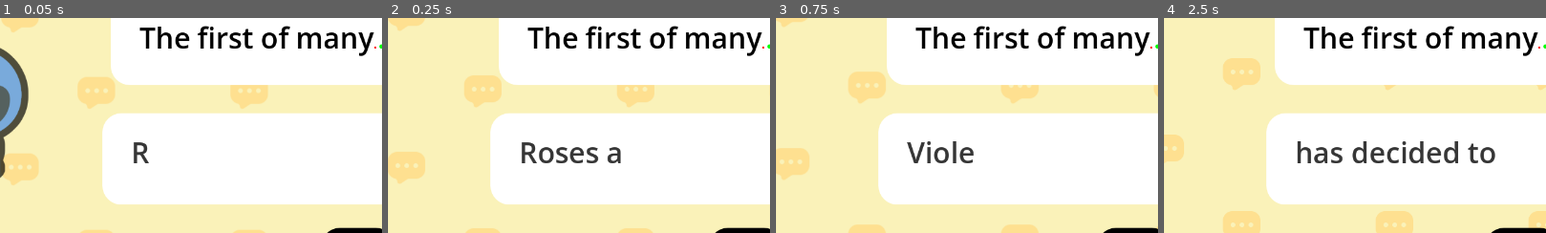
Above: before the commit, frames 1-4 (left to right).
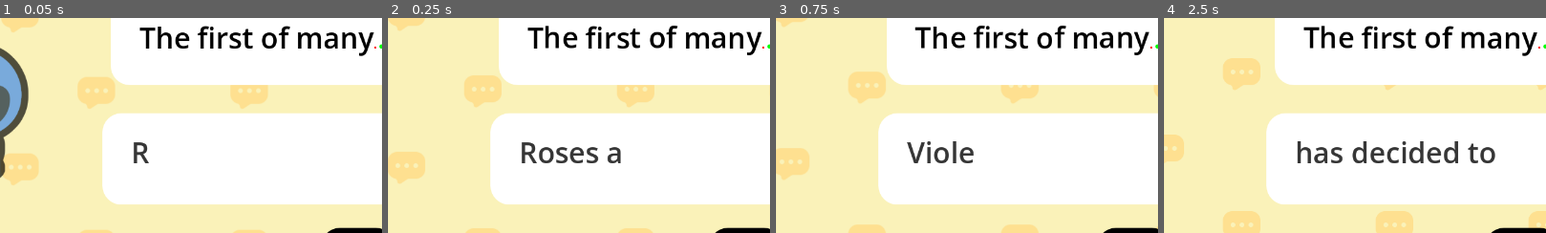
Above: after the commit, the same moments.

Repository: BNorelden/Godot-M07-Telling-a-Story
Game: Godot game, scene res://lessons/dialogue.tscn
The game is run twice, just before and just after one commit, with the same random seed, the same clock (stepped at 60 frames per second) and the same inputs. The project has no main scene, so this scene is started directly. Sound files missing from this copy of the repository are replaced by a short silence.
Inputs (mouse positions are % of the whole screen's width and height, from its top left):
- Up to frame 1 (0.05 s): no input
- Up to frame 2 (0.25 s): no input
- Up to frame 3 (0.75 s): click "next" at 0.5 s
- Up to frame 4 (2.5 s): click "next" at 1.25 s; tap Enter at 2 s; move the mouse to (72, 45) at 2.02 s; hold D (move_right) from 2.03 s (still down); tap Z at 2.1 s; click (72, 45) at 2.17 s; tap Space at 2.27 s
The pictures show only the part of the screen within x 37-87%, y 36-86%; the shares and areas given below are measured in that part.

Frame 1 is identical in both runs. In frame 2, 0.9% of the frame differs, in the area x 41-98%, y 3-18%; in frame 3, 1.2%; in frame 4, 1.3%, in the area x 36-98%, y 3-18%.

Commit message:
M07.L14 complete
lesson was about inline text visuals using BBCode
as bold, Italics tags  and below
[shake]text[/shake]
[wave]text[/wave]
[rainbow]text[/rainbow]

Diff:
--- a/lessons/dialogue.tscn
+++ b/lessons/dialogue.tscn
@@ -89,7 +89,7 @@
 grow_horizontal = 2
 grow_vertical = 2
 bbcode_enabled = true
-text = "[color=black]The first of many[/color][color=#FF0000][font_size=24].[/font_size][/color][color=#00FF00][font_size=48].[/font_size][/color][color=#0000FF][font_size=96].[/font_size][/color]"
+text = "[shake][color=black]The first of many[/color][/shake][color=#FF0000][font_size=24].[/font_size][/color][color=#00FF00][font_size=48].[/font_size][/color][color=#0000FF][font_size=96].[/font_size][/color]"
 fit_content = true
 metadata/_edit_use_anchors_ = true
 
